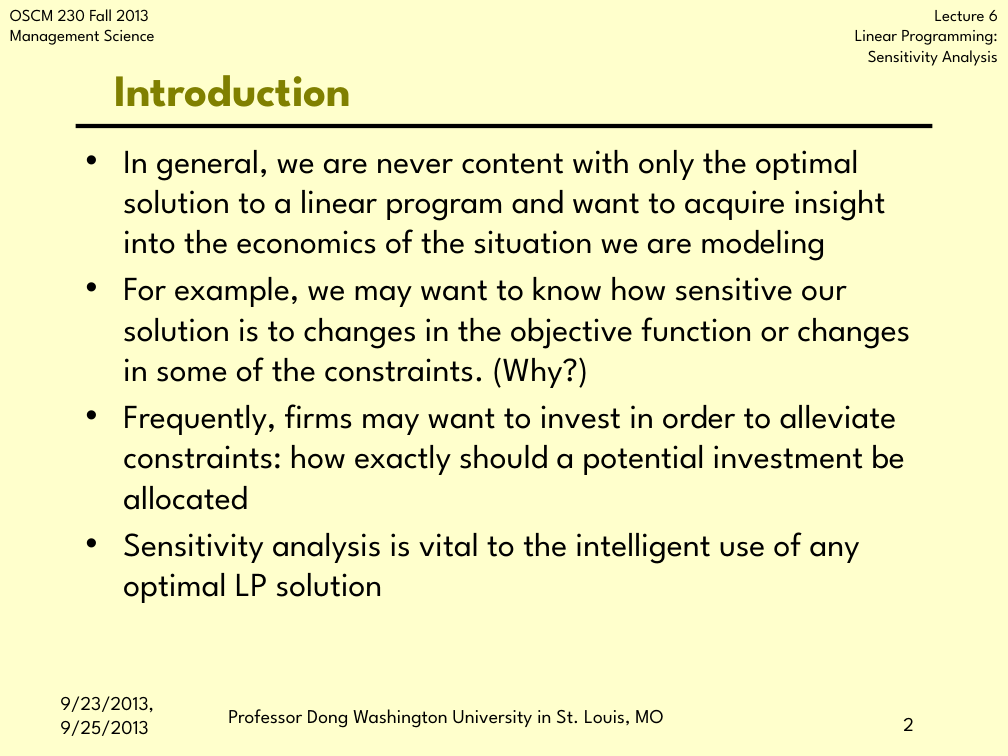
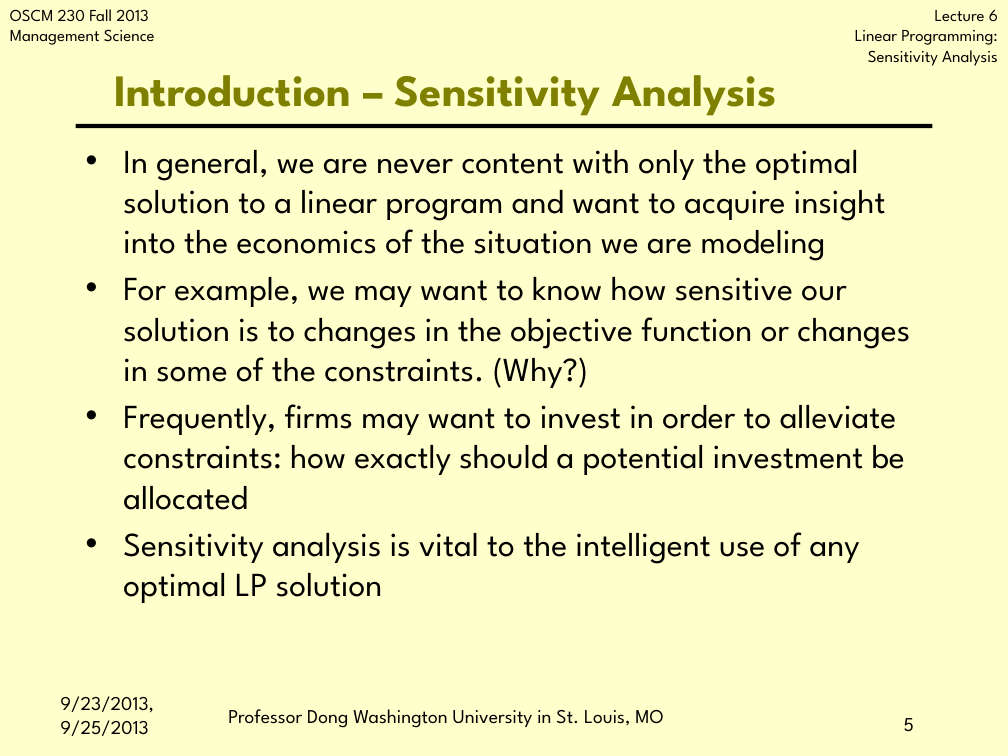
Before and after one commit to jbf232/OSCM230, a slide deck: slide 5 of Fall 2015/Lectures/Lecture 4 Sensitivity Analysis/Lecture 4 Intro Sensitivity Analysis.pptx (slide 2 before the commit). Drawn at 1008x756 pixels with LibreOffice and Linux fonts; fonts in the diff are those of the drawing; background and template pictures are left out. Boxes give left, top, right and bottom in pixels: in the first picture for what was removed or moved away, otherwise in the second. Text is boxed around its words. In the diff, an @@ line names an element or a change of style, - is before the commit and + after.

```diff
--- a/Fall 2015/Lectures/Lecture 4 Sensitivity Analysis/Lecture 4 Intro Sensitivity Analysis.pptx
+++ b/Fall 2015/Lectures/Lecture 4 Sensitivity Analysis/Lecture 4 Intro Sensitivity Analysis.pptx
@@ title at box(114, 75, 777, 116): text changed @@
-Introduction
+Introduction – Sensitivity Analysis
@@ page number at box(904, 718, 914, 732): text changed @@
-2
+5
```
Also in this commit, not shown: 2 other slides changed, 2 slides added, 14 other files.
